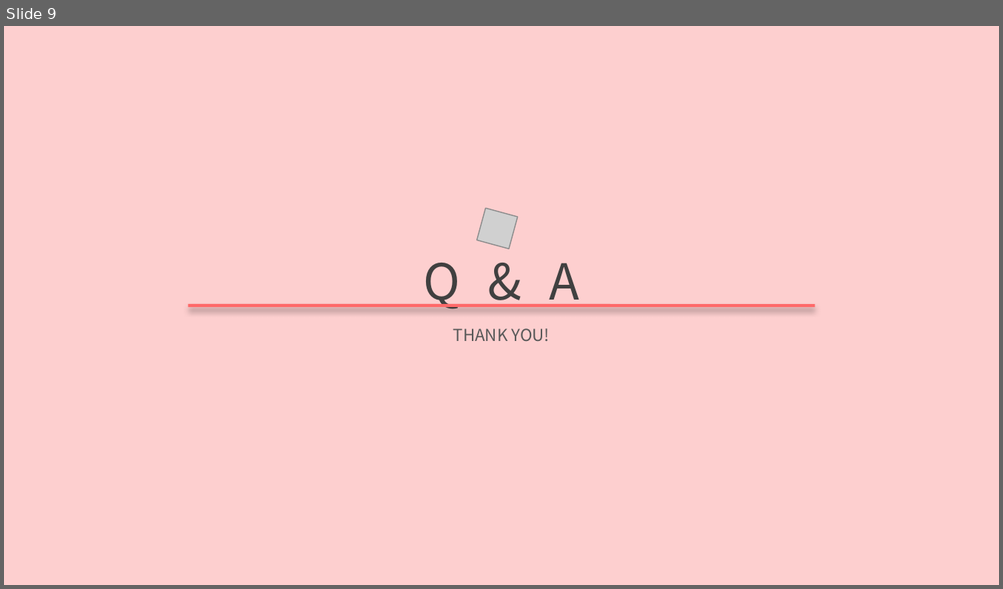
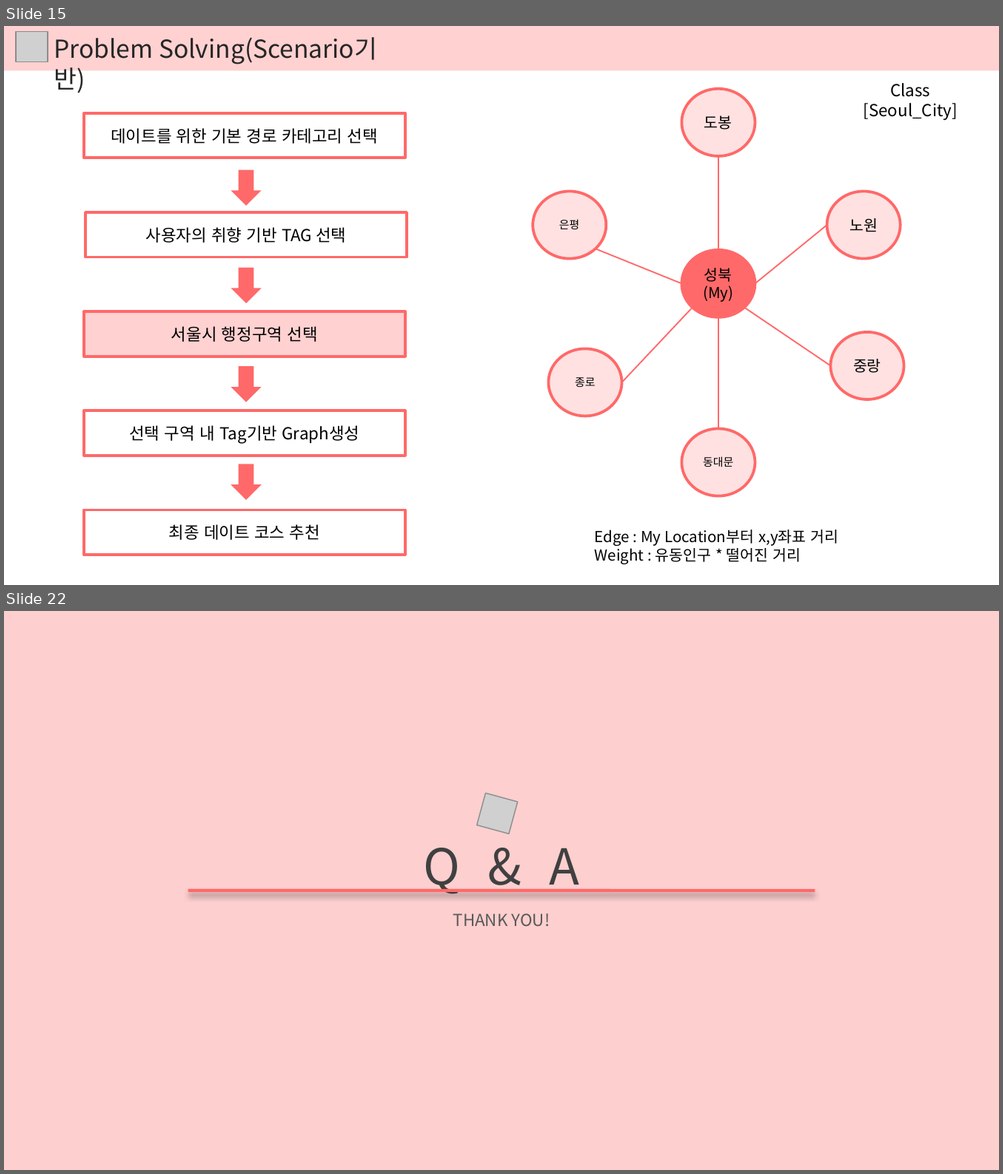
Before and after one commit to DokyeongKwon/DataStructureDesign-2018-2, a slide deck: 02. Problem Solving/서울 데이트 코스 추천 Problem Solving.pptx. Shown one above the other, each under a label of ours: slide 9 before the commit, slides 15 and 22 after it; the slides between them are not shown. The pictures are 1003x589 and 1003x1174 pixels, drawn with LibreOffice and Linux fonts; fonts in the diff are those of the drawing; grey boxes stand for pictures; background and template pictures are left out. Boxes give left, top, right and bottom in pixels: in the first picture for what was removed or moved away, otherwise in the second. Text is boxed around its words. In the diff, an @@ line names an element or a change of style, - is before the commit and + after.

Commit message:
Problem Solving_Ver1.1
Problem Solving 문서 업데이트 자료

```diff
--- a/02. Problem Solving/서울 데이트 코스 추천 Problem Solving.pptx
+++ b/02. Problem Solving/서울 데이트 코스 추천 Problem Solving.pptx
@@ slide 15 added at box(4, 26, 999, 585), background #FFFFFF @@
@@ rectangle added at box(4, 26, 999, 70), fill #FFD1D1 @@
@@ picture added at box(16, 32, 48, 63) @@
@@ text added at box(54, 37, 378, 64), 18 pt, text #262626 @@
+Problem Solving(Scenario기반)
@@ ellipse added at box(681, 89, 755, 156), fill #FFE1E1, outline #FF6969 2 pt, 11 pt, text #000000 @@
+도봉
@@ text added at box(863, 83, 957, 121), 12 pt, text #000000 @@
+Class [Seoul_City]
@@ rectangle added at box(84, 113, 405, 158), outline #FF6969 2 pt, 12 pt, text #000000 @@
+데이트를 위한 기본 경로 카테고리 선택
@@ line added from (718, 249) to (718, 156), #FF6969 1 pt @@
@@ down arrow added at box(230, 170, 262, 206), fill #FF6969 @@
@@ ellipse added at box(532, 191, 606, 258), fill #FFE1E1, outline #FF6969 2 pt, 8 pt, text #000000 @@
+은평
@@ ellipse added at box(826, 191, 900, 258), fill #FFE1E1, outline #FF6969 2 pt, 11 pt, text #000000 @@
+노원
@@ rectangle added at box(85, 213, 407, 258), outline #FF6969 2 pt, 12 pt, text #000000 @@
+사용자의 취향 기반 TAG 선택
@@ line added from (755, 284) to (826, 225), #FF6969 1 pt @@
@@ down arrow added at box(230, 268, 262, 304), fill #FF6969 @@
@@ line added from (681, 284) to (595, 249), #FF6969 1 pt @@
@@ ellipse added at box(681, 249, 755, 318), fill #FF6969, outline #FF6969 2 pt, 11 pt, text #000000 @@
+성북
+(My)
@@ rectangle added at box(84, 312, 405, 356), fill #FFD1D1, outline #FF6969 2 pt, 12 pt, text #000000 @@
+서울시 행정구역 선택
@@ line added from (692, 307) to (622, 383), #FF6969 1 pt @@
@@ line added from (744, 307) to (831, 366), #FF6969 1 pt @@
@@ line added from (718, 318) to (718, 429), #FF6969 1 pt @@
@@ ellipse added at box(831, 332, 904, 400), fill #FFE1E1, outline #FF6969 2 pt, 11 pt, text #000000 @@
+중랑
@@ ellipse added at box(548, 349, 622, 417), fill #FFE1E1, outline #FF6969 2 pt, 8 pt, text #000000 @@
+종로
@@ down arrow added at box(230, 366, 262, 402), fill #FF6969 @@
@@ rectangle added at box(84, 411, 405, 456), outline #FF6969 2 pt, 12 pt, text #000000 @@
+선택 구역 내 Tag기반 Graph생성
@@ ellipse added at box(681, 429, 755, 497), fill #FFE1E1, outline #FF6969 2 pt, 8 pt, text #000000 @@
+동대문
@@ down arrow added at box(230, 465, 262, 500), fill #FF6969 @@
@@ rectangle added at box(84, 511, 405, 555), outline #FF6969 2 pt, 12 pt, text #000000 @@
+최종 데이트 코스 추천
@@ text added at box(595, 530, 839, 565), 11 pt, text #000000 @@
+Edge : My Location부터 x,y좌표 거리
+Weight : 유동인구 * 떨어진 거리
@@ what was slide 9 is now slide 22 @@
```
Also in this commit, not shown: 3 slides changed, 13 other slides added, 1 slide removed, 2 other files.
